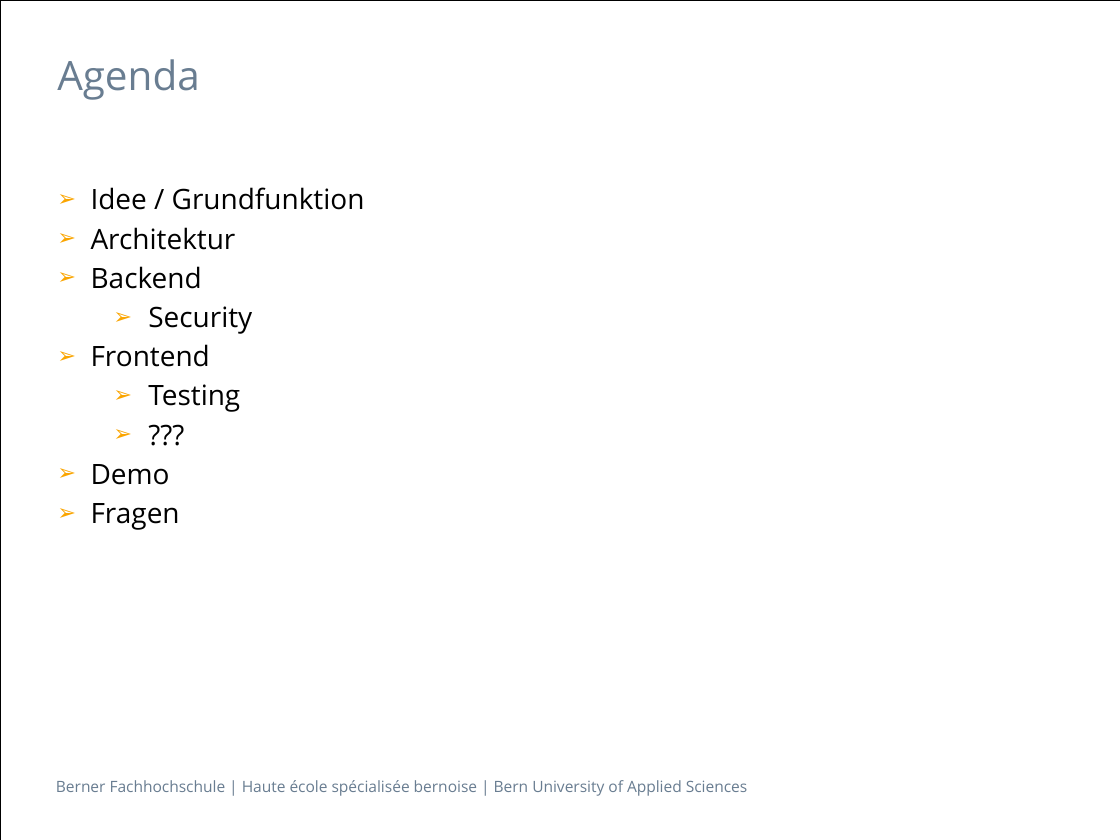
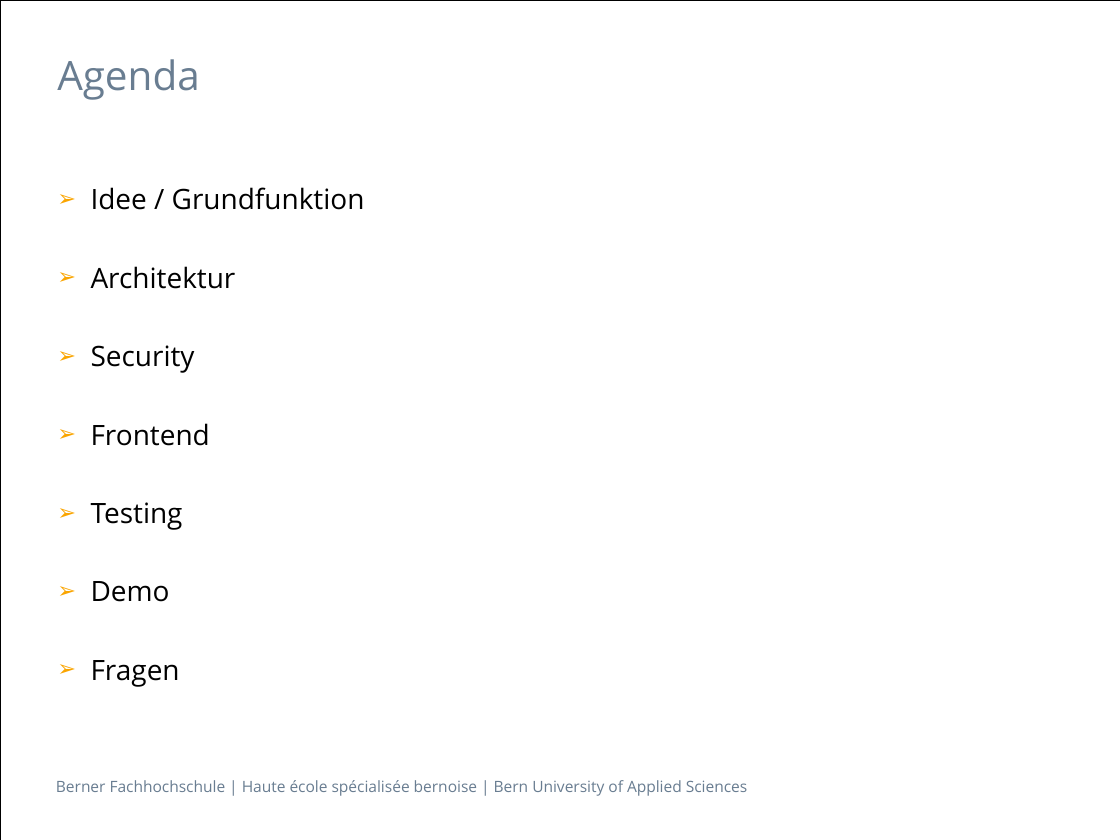
Before and after one commit to Franklin89/Zeiterfassung, a slide deck: slide 2 of Presentation/Präsentation Integrationsprojekt.pptx. Drawn at 1120x840 pixels with LibreOffice and Linux fonts; fonts in the diff are those of the drawing. Boxes give left, top, right and bottom in pixels: in the first picture for what was removed or moved away, otherwise in the second. Text is boxed around its words. In the diff, an @@ line names an element or a change of style, - is before the commit and + after.

```diff
--- a/Presentation/Präsentation Integrationsprojekt.pptx
+++ b/Presentation/Präsentation Integrationsprojekt.pptx
@@ text at [91,187,365,687]: paragraph removed @@
-  ➢ ???
@@ text at [91,266,202,289]: paragraph removed @@
-➢ Backend
@@ text at [91,345,195,530]: list level 2 to 1 in "Security"; list level 2 to 1 in "Testing" @@
```
Also in this commit, not shown: 3 other slides changed.
